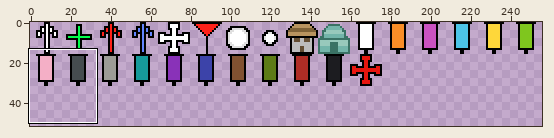
Sprite sheet: core/assets/minecraft/textures/map/map_icons.png. Above, an overview of the earlier version with the close-up marked.
Close-up. The starting point:
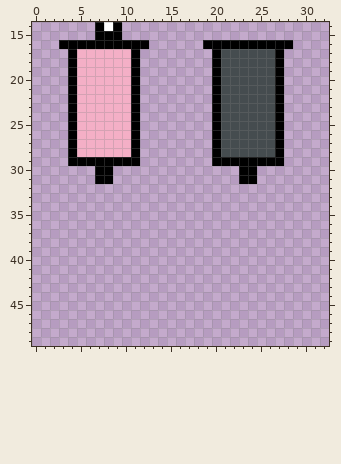
The file is 256x256 pixels. Colours within 5 levels of each other are drawn and written as one. Shown: x 0..32, y 14..49. The wide view leaves out empty margins. The commit also changed other parts of the picture, which this record leaves out.
And afterwards:
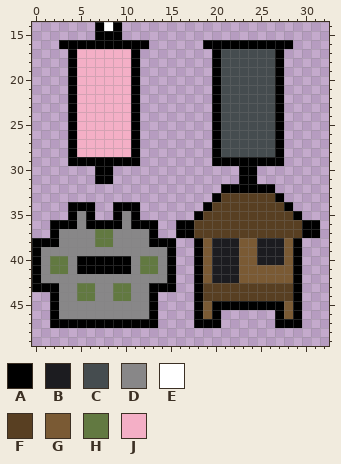
Palette (. is transparent): A #000000  B #1c1c20  C #454c4f  D #888788  E #ffffff  F #583f22  G #7a5a34  H #627941  J #f4afc6
Difference:
{"y":32,"x":21,"old":"......","new":"AAAAAA"}
{"y":33,"x":20,"old":"........","new":"AFFFFFFA"}
{"y":34,"x":4,"old":"...","new":"AAA"}
{"y":34,"x":9,"old":"...","new":"AAA"}
{"y":34,"x":19,"old":"..........","new":"AFFFFFFFFA"}
{"y":35,"x":4,"old":"...","new":"ADA"}
{"y":35,"x":9,"old":"...","new":"ADA"}
{"y":35,"x":18,"old":"............","new":"AFFFFFFFFFFA"}
{"y":36,"x":2,"old":"............","new":"AAADAAAADAAA"}
{"y":36,"x":16,"old":"................","new":"AAFFFFFFFFFFFFAA"}
{"y":37,"x":2,"old":"............","new":"ADDDDHHDDDDA"}
{"y":37,"x":16,"old":"................","new":"AAFFFFFFFFFFFFAA"}
{"y":38,"x":0,"old":"................","new":"AAADDDDHHDDDDAAA"}
{"y":38,"x":18,"old":"............","new":"AGBBBGGBBBGA"}
{"y":39,"x":0,"old":"................","new":"ADDDDDDDDDDDDDDA"}
{"y":39,"x":18,"old":"............","new":"AGBBBGGBBBGA"}
{"y":40,"x":0,"old":"................","new":"ADHHDAAAAAADHHDA"}
{"y":40,"x":18,"old":"............","new":"AGBBBGGBBBGA"}
{"y":41,"x":0,"old":"................","new":"ADHHDAAAAAADHHDA"}
{"y":41,"x":18,"old":"............","new":"AGBBBGGGGGGA"}
{"y":42,"x":0,"old":"................","new":"ADDDDDDDDDDDDDDA"}
{"y":42,"x":18,"old":"............","new":"AGBBBGGGGGGA"}
{"y":43,"x":0,"old":"................","new":"AAADDHHDDHHDDAAA"}
{"y":43,"x":18,"old":"............","new":"AFFFFFFFFFFA"}
{"y":44,"x":2,"old":"............","new":"ADDHHDDHHDDA"}
{"y":44,"x":18,"old":"............","new":"AFFFFFFFFFFA"}
{"y":45,"x":2,"old":"............","new":"ADDDDDDDDDDA"}
{"y":45,"x":18,"old":"............","new":"AGAAAAAAAAGA"}
{"y":46,"x":2,"old":"............","new":"ADDDDDDDDDDA"}
{"y":46,"x":18,"old":"...","new":"AGA"}
{"y":46,"x":27,"old":"...","new":"AGA"}
{"y":47,"x":2,"old":"............","new":"AAAAAAAAAAAA"}
{"y":47,"x":18,"old":"...","new":"AAA"}
{"y":47,"x":27,"old":"...","new":"AAA"}
{"label":"added","picture_box":[32,184,320,328]}
